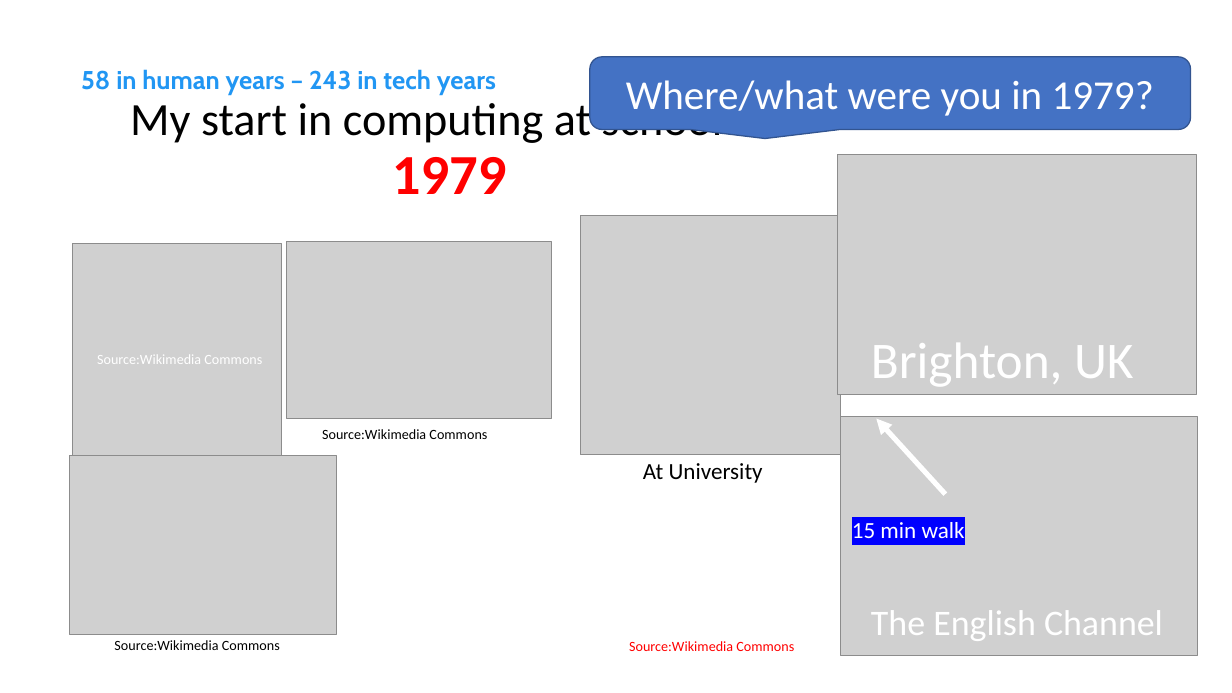
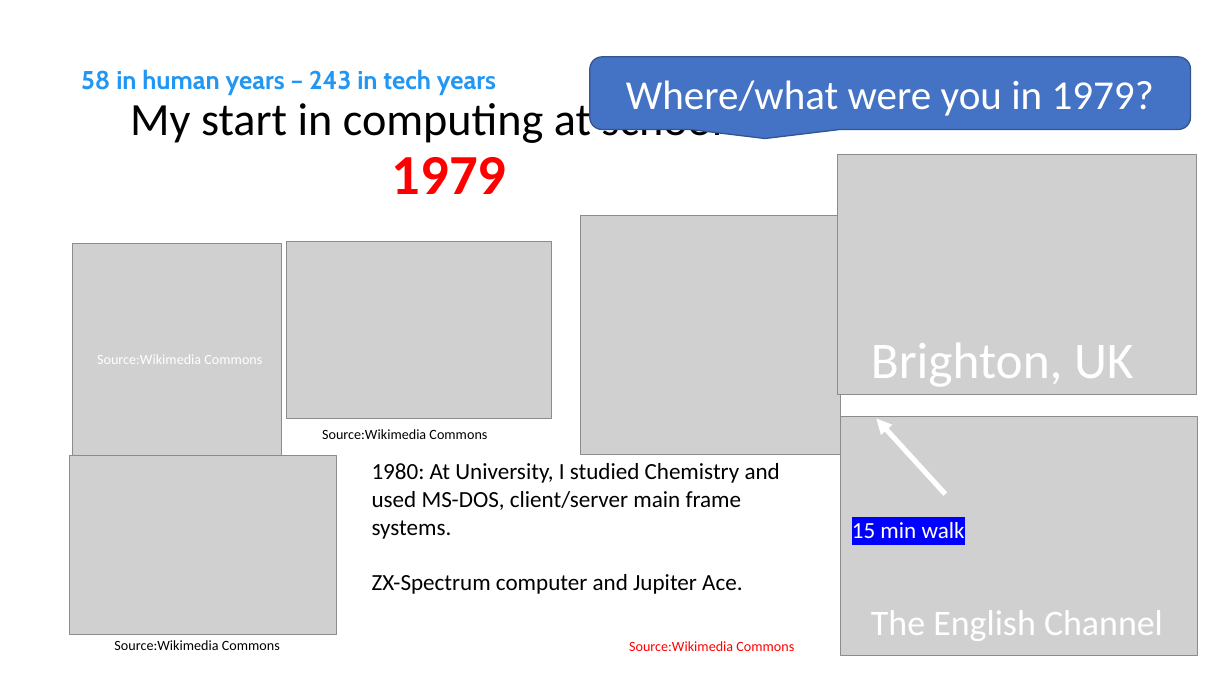
Before and after one commit to iwswordpress/WebComponents, a slide deck: slide 3 of Web-Components.pptx (slide 4 before the commit). Drawn at 1232x693 pixels with LibreOffice and Linux fonts; fonts in the diff are those of the drawing; grey boxes stand for pictures. Boxes give left, top, right and bottom in pixels: in the first picture for what was removed or moved away, otherwise in the second. Text is boxed around its words. In the diff, an @@ line names an element or a change of style, - is before the commit and + after.

```diff
--- a/Web-Components.pptx
+++ b/Web-Components.pptx
@@ text at (x1=372, y1=463, x2=780, y2=594): text changed @@
-At University
+1980: At University, I studied Chemistry and used MS-DOS, client/server main frame systems.
+ZX-Spectrum computer and Jupiter Ace.
```
Also in this commit, not shown: 3 other slides changed, 5 slides added, 1 slide removed, 8 other files.
